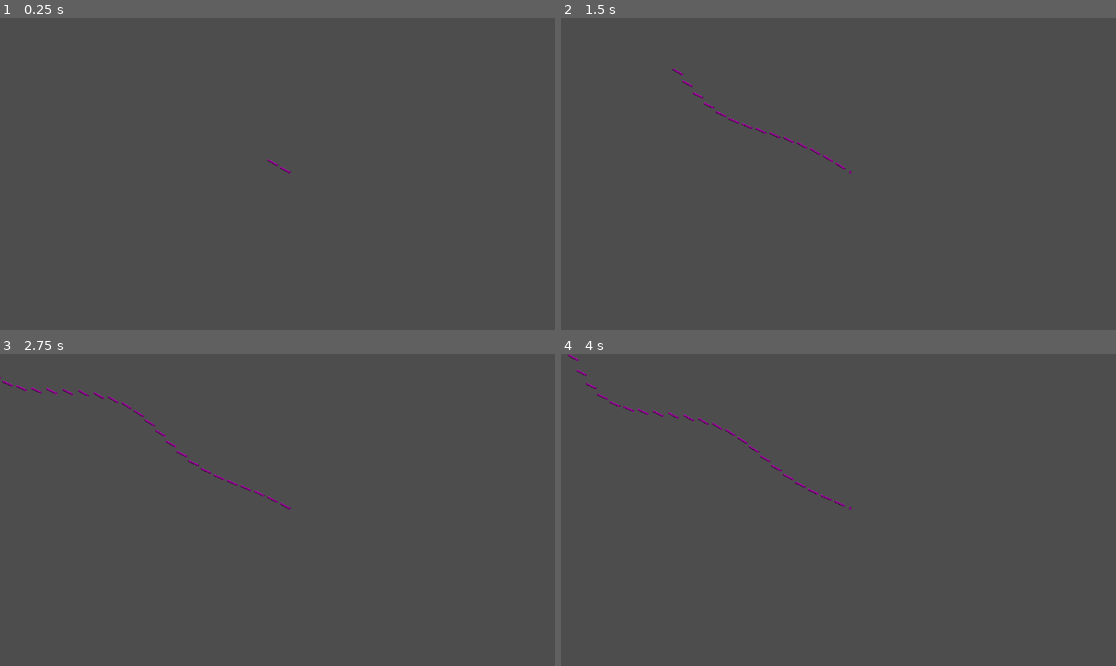
Above: before the commit, frames 1-4 (two rows, left to right).
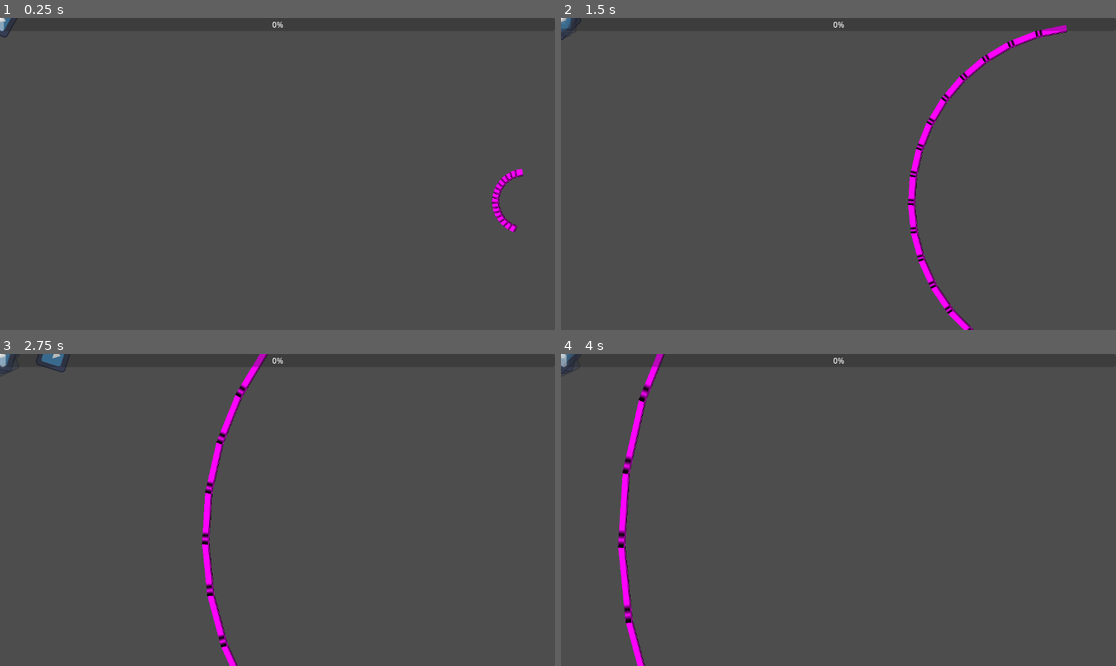
Above: after the commit, the same moments.

Repository: NovaTome/ntgamejam2025
Game: Godot game, scene res://Scenes/boss_room.tscn
Two runs of this game, one before a commit and one after it. Both use one fixed random seed, a clock stepped at 60 frames per second and the inputs below. This scene is started directly instead of the project's main scene. The engine's default icon, where the game draws it, is replaced by a stand-in: a white triangle on a blue panel in a dark square.
Inputs (mouse positions are in pixels of both pictures, inside the frame that each line leads up to):
- Up to frame 1 (0.25 s): no input
- Up to frame 2 (1.5 s): tap Enter at 0.5 s; move the mouse to (960, 158) at 0.52 s; hold D (right) 0.53-1.28 s; hold X (spawn) 0.53-1.28 s; tap Space (fire) at 0.6 s; move the mouse to (727, 189) at 1.27 s; hold S (down) from 1.28 s (still down); tap X (spawn) at 1.35 s
- Up to frame 3 (2.75 s): tap Space (fire) at 1.55, 2.1 s; move the mouse to (333, 441) at 2.02 s; release S (down) at 2.03 s; hold D (right) from 2.03 s (still down); hold X (spawn) from 2.03 s (still down)
- Up to frame 4 (4 s): move the mouse to (810, 572) at 2.77 s; release D (right) at 2.78 s; release X (spawn) at 2.78 s; hold W (up) 2.78-3.53 s; tap X (spawn) at 2.85 s; tap Space (fire) at 3.05, 3.6 s; move the mouse to (1005, 556) at 3.52 s; hold A (left) from 3.53 s (still down); hold X (spawn) from 3.53 s (still down)

The runs differ from the first frame. In frame 1, 0.5% of the frame differs, in the area x 0-95%, y 0-69%; in frame 2, 2.1%; in frame 3, 2.2%, in the area x 0-53%, y 0-100%; in frame 4, 1.9%.

Commit message:
Add wave attack and make ghost has minimum alive time

Diff:
--- a/Scenes/Entities/Attacks/wave_attack.tscn
+++ b/Scenes/Entities/Attacks/wave_attack.tscn
@@ -1,20 +1,6 @@
-[gd_scene load_steps=3 format=3 uid="uid://c0uxw7slsr53l"]
+[gd_scene load_steps=2 format=3 uid="uid://c0uxw7slsr53l"]
 
 [ext_resource type="Script" uid="uid://doar8yt87gfh3" path="res://Scripts/Attacks/wave_attack.gd" id="1_kh5xa"]
 
-[sub_resource type="PlaceholderTexture2D" id="PlaceholderTexture2D_kh5xa"]
-size = Vector2(5, 5)
-
 [node name="WaveAttack" type="Node2D"]
 script = ExtResource("1_kh5xa")
-
-[node name="Line2D" type="Line2D" parent="."]
-
-[node name="Timer" type="Timer" parent="."]
-wait_time = 0.1
-autostart = true
-
-[node name="Sprite2D" type="Sprite2D" parent="."]
-texture = SubResource("PlaceholderTexture2D_kh5xa")
-
-[connection signal="timeout" from="Timer" to="." method="_on_timer_timeout"]
--- a/Scenes/Entities/ghost.tscn
+++ b/Scenes/Entities/ghost.tscn
@@ -23,3 +23,13 @@
 
 [node name="CommandNode" parent="." node_paths=PackedStringArray("character") instance=ExtResource("3_nm3md")]
 character = NodePath("..")
+
+[node name="DeathTimer" type="Timer" parent="."]
+wait_time = 3.0
+one_shot = true
+
+[node name="LifeTimer" type="Timer" parent="."]
+autostart = true
+
+[connection signal="timeout" from="DeathTimer" to="." method="_on_death_timer_timeout"]
+[connection signal="timeout" from="LifeTimer" to="." method="_on_life_timer_timeout"]
--- /dev/null
+++ b/Scenes/Entities/square_projectile.tscn
@@ -0,0 +1,21 @@
+[gd_scene load_steps=4 format=3 uid="uid://vb6igl0gyj4p"]
+
+[ext_resource type="PackedScene" uid="uid://b3ifmidv1nnnd" path="res://Scenes/Entities/projectile.tscn" id="1_mhhm8"]
+
+[sub_resource type="PlaceholderTexture2D" id="PlaceholderTexture2D_vdcd4"]
+size = Vector2(15, 15)
+
+[sub_resource type="RectangleShape2D" id="RectangleShape2D_6tkoc"]
+size = Vector2(14, 14)
+
+[node name="SquareProjectile" instance=ExtResource("1_mhhm8")]
+
+[node name="Sprite2D" parent="." index="0"]
+texture = SubResource("PlaceholderTexture2D_vdcd4")
+
+[node name="CollisionShape2D" parent="." index="1"]
+shape = SubResource("RectangleShape2D_6tkoc")
+
+[node name="VisibleOnScreenNotifier2D" parent="." index="2"]
+position = Vector2(-2.38419e-07, -2.38419e-07)
+scale = Vector2(0.7, 0.7)
--- a/Scenes/boss_room.tscn
+++ b/Scenes/boss_room.tscn
@@ -1,8 +1,18 @@
-[gd_scene load_steps=2 format=3 uid="uid://hryimfamq42c"]
+[gd_scene load_steps=5 format=3 uid="uid://hryimfamq42c"]
 
 [ext_resource type="PackedScene" uid="uid://c0uxw7slsr53l" path="res://Scenes/Entities/Attacks/wave_attack.tscn" id="1_4kqfc"]
+[ext_resource type="Script" uid="uid://4lcqyy5f7tj2" path="res://Scripts/Managers/self_management.gd" id="2_lu0rs"]
+[ext_resource type="PackedScene" uid="uid://cqcub1i5w633w" path="res://Scenes/Entities/player.tscn" id="3_b2mui"]
+[ext_resource type="PackedScene" uid="uid://ciq371u7ni228" path="res://Scenes/UI/gui.tscn" id="4_b2mui"]
 
 [node name="BossRoom" type="Node2D"]
 
 [node name="WaveAttack" parent="." instance=ExtResource("1_4kqfc")]
-position = Vector2(601, 321)
+position = Vector2(1089, 381)
+
+[node name="Manager" type="Node2D" parent="."]
+script = ExtResource("2_lu0rs")
+
+[node name="Player" parent="Manager" instance=ExtResource("3_b2mui")]
+
+[node name="GUI" parent="Manager" instance=ExtResource("4_b2mui")]
--- a/Scenes/root.tscn
+++ b/Scenes/root.tscn
@@ -1,7 +1,6 @@
-[gd_scene load_steps=6 format=3 uid="uid://caaf4rvngrwuc"]
+[gd_scene load_steps=5 format=3 uid="uid://caaf4rvngrwuc"]
 
 [ext_resource type="Script" uid="uid://4lcqyy5f7tj2" path="res://Scripts/Managers/self_management.gd" id="1_vnucn"]
-[ext_resource type="PackedScene" uid="uid://bqvhoyc8hm3u0" path="res://Scenes/Entities/ghost.tscn" id="2_4g5cr"]
 [ext_resource type="PackedScene" uid="uid://ciq371u7ni228" path="res://Scenes/UI/gui.tscn" id="3_4g5cr"]
 [ext_resource type="PackedScene" uid="uid://cqcub1i5w633w" path="res://Scenes/Entities/player.tscn" id="3_vnucn"]
 [ext_resource type="PackedScene" uid="uid://c3s13cnlrktl0" path="res://Scenes/Entities/Enemies/regular_enemy.tscn" id="5_4g5cr"]
@@ -10,7 +9,6 @@
 
 [node name="SelfManagement" type="Node2D" parent="."]
 script = ExtResource("1_vnucn")
-ghost_scene = ExtResource("2_4g5cr")
 
 [node name="GUI" parent="SelfManagement" instance=ExtResource("3_4g5cr")]
 
--- a/Scripts/Attacks/wave_attack.gd
+++ b/Scripts/Attacks/wave_attack.gd
@@ -1,15 +1,29 @@
 extends Node2D
 class_name WaveAttack
 
-const radius = 50
-@export var projectile_scene:PackedScene = preload("res://Scenes/Entities/projectile.tscn")
-var timesShot = 0
+const radius = 5000
+@export var projectile_scene:PackedScene = preload("res://Scenes/Entities/square_projectile.tscn")
+@export var DEBUG_MODE:bool = true
+var allProjects:Array[Projectile] = []
 
+func _ready() -> void:
+	fire()
 
-func _on_timer_timeout() -> void:
-	var proj:Projectile = projectile_scene.instantiate()
-	proj.shooter = CharacterBody2D.new()
-	proj.destination = Vector2(radius,0).rotated((PI/8)*timesShot)
-	proj.type = Projectile.TYPES.REGULAR
-	add_child(proj)
-	timesShot+=1
+func fire() -> void:
+	var rotate = (PI/2)
+	while rotate < 3*PI/2:
+		var proj:Projectile = projectile_scene.instantiate()
+		rotate += PI/16
+		proj.shooter = CharacterBody2D.new()
+		proj.global_position = global_position
+		proj.destination = Vector2(radius,0).rotated(rotate)
+		proj.type = Projectile.TYPES.REGULAR
+		allProjects.append(proj)
+		get_parent().call_deferred("add_child",proj)
+
+func _process(delta: float) -> void:
+	for p:Projectile in get_parent().get_children().filter(func(c): return c is Projectile):
+		if p.get_overlapping_areas().size() == 0:
+			p.scale = Vector2(p.scale.x,p.scale.y+0.05)
+	if DEBUG_MODE and allProjects.filter(func(a): return a != null).size() == 0:
+		fire()
--- a/Scripts/Entities/ghost.gd
+++ b/Scripts/Entities/ghost.gd
@@ -4,7 +4,9 @@
 var movement_direction: Vector2 = Vector2.ZERO
 @onready var sprite_2d: Sprite2D = $Sprite2D
 @export var speed: int = 250
+@export var minLifeTime:int = 3
 @onready var command_node: CommandNode = $CommandNode
+@onready var death_timer: Timer = $DeathTimer
 
 var manager:SelfManagement
 
@@ -14,6 +16,7 @@
 
 #Ticks from start of life
 var currentTicks:int = 0
+var secondsAlive:int = 0
 
 func _ready() -> void:
 	sprite_2d.self_modulate.a = 0.5 #Make ghost transparent :3
@@ -30,6 +33,7 @@
 
 func _process(delta: float) -> void:
 	movement_direction = Vector2.ZERO
+	if not death_timer.is_stopped(): return
 	var currentCommand:Command = commands.front()
 	if currentTicks < currentCommand.endTick: #Check if the top command should still be running
 		command_node.processCommand(currentCommand)
@@ -41,7 +45,7 @@
 	else: #If top command is expired, move to next command
 		oldCommands.append(commands.pop_front())
 		if commands.size() == 0: #Kill ghost when it has nothing to do
-			reload()
+			death_timer.start(clampi(minLifeTime-secondsAlive,0.1,minLifeTime))
 			return
 	currentTicks+=1
 
@@ -50,9 +54,18 @@
 	commands = oldCommands.duplicate(false)
 	oldCommands.clear()
 	currentTicks = 0
+	secondsAlive = 0
 	for c:Command in commands.filter(func(a:Command): return a.singleUse):
 		c.singleUse = false
 
 func _physics_process(delta: float) -> void:
 	self.velocity = movement_direction * speed
 	move_and_slide()
+
+
+func _on_death_timer_timeout() -> void:
+	reload()
+
+
+func _on_life_timer_timeout() -> void:
+	secondsAlive+=1
--- a/Scripts/Entities/projectile.gd
+++ b/Scripts/Entities/projectile.gd
@@ -16,7 +16,7 @@
 var lastChange:Vector2 = Vector2.ZERO
 var shooter:CharacterBody2D
 
-@export var speed:float = 5.0
+@export var speed:float = 4.0
 @export var type:TYPES = TYPES.REGULAR
 var velocity
 
@@ -45,6 +45,8 @@
 func _on_body_entered(body: Node2D) -> void:
 	if body != shooter and canHitBody(body):
 		hit.emit(body)
+		if body is Player:
+			body.die()
 		queue_free()
 
 
--- a/Scripts/Managers/self_management.gd
+++ b/Scripts/Managers/self_management.gd
@@ -4,7 +4,7 @@
 @onready var player: Player = $Player
 @onready var gui:GUI = $GUI
 
-@export var ghost_scene: PackedScene
+@export var ghost_scene: PackedScene = preload("res://Scenes/Entities/ghost.tscn")
 @export var projectile_scene:PackedScene = preload("res://Scenes/Entities/projectile.tscn")
 
 var bio:Array[Command] = []
@@ -34,23 +34,23 @@
 			elif event.is_action_released(it):
 				removeFromInputArray(it)
 
+func logCommand() -> void:
+	var newCommand:Command = Command.new(inputTickStart,currentTicks,inputs.duplicate(false),rotations.duplicate(false))
+	if newCommand.inputs.has("fire"): newCommand.pos = get_global_mouse_position()
+	bio.append(newCommand)
+	rotations.clear()
+
 #Adds to the input array and logs it as a new command
 func addToInputArray(str:String) -> void:
 	if not inputs.has(str):
-		var newCommand:Command = Command.new(inputTickStart,currentTicks,inputs.duplicate(false),rotations.duplicate(false))
-		if str == "fire": newCommand.pos = get_global_mouse_position()
-		bio.append(newCommand)
-		rotations.clear()
+		logCommand()
 		inputs.append(str)
 		inputTickStart = currentTicks
 
 #Removes from the input array and logs it as a new command
 func removeFromInputArray(str:String) -> void:
 	if inputs.has(str):
-		var newCommand:Command = Command.new(inputTickStart,currentTicks,inputs.duplicate(false),rotations.duplicate(false))
-		if str == "fire": newCommand.pos = get_global_mouse_position()
-		bio.append(newCommand)
-		rotations.clear()
+		logCommand()
 		inputs.remove_at(inputs.find(str))
 		inputTickStart = currentTicks
 
@@ -62,7 +62,7 @@
 func spawn_ghost():
 	var new_ghost:Ghost = ghost_scene.instantiate()
 	new_ghost.commands = clone_bio()
-	add_child(new_ghost)
+	call_deferred("add_child",new_ghost)
 
 func fire_shot(executor:CharacterBody2D, pos: Vector2, type:Projectile.TYPES) -> void:
 	var proj:Projectile = projectile_scene.instantiate()
@@ -73,6 +73,8 @@
 	add_child(proj)
 
 func handlePlayerDeath() -> void:
+	logCommand()
+	inputTickStart = currentTicks
 	spawn_ghost()
 	gui.resetProgress()
 	bio.clear()
